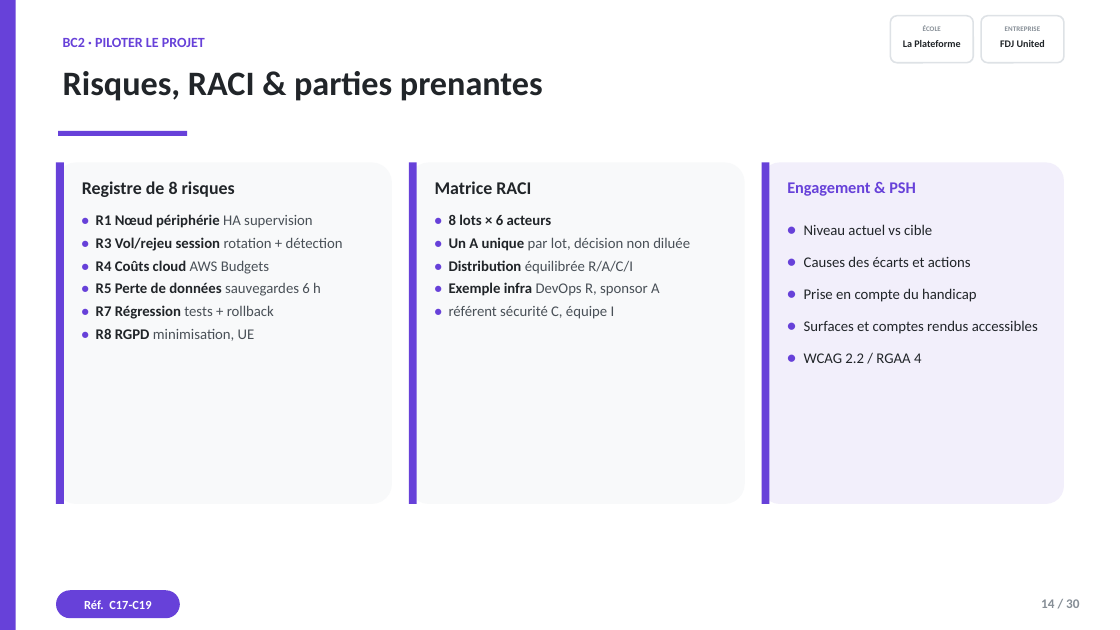
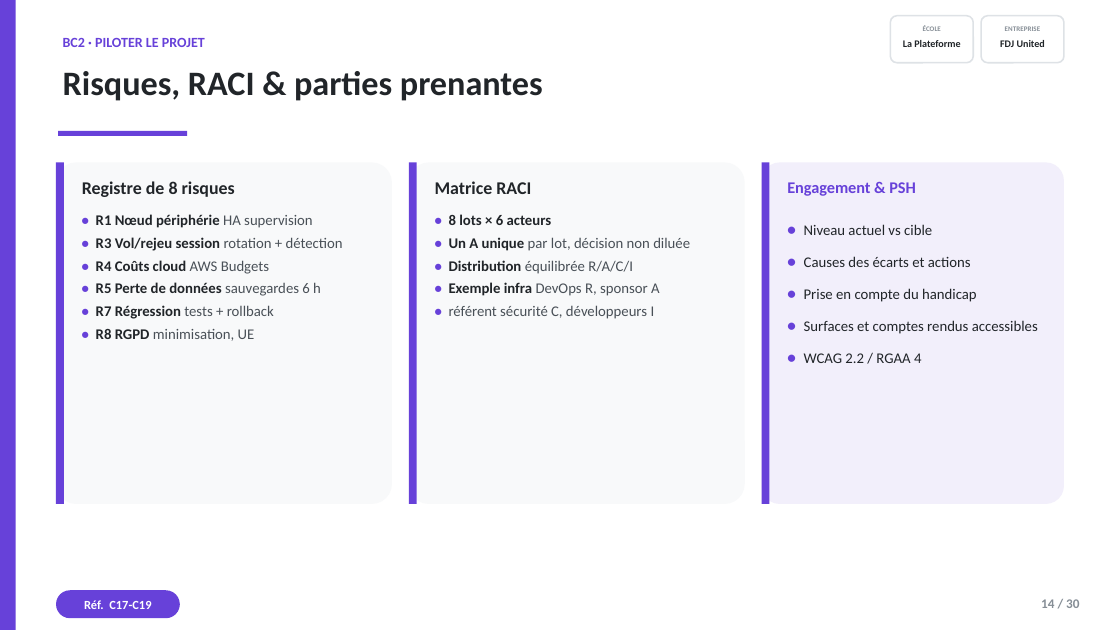
Before and after one commit to redjem-amir/dropicture, a slide deck: slide 14 of docs/Soutenance - Amir Redjem.pptx. Drawn at 1120x630 pixels with LibreOffice and Linux fonts; fonts in the diff are those of the drawing. Boxes give left, top, right and bottom in pixels: in the first picture for what was removed or moved away, otherwise in the second. Text is boxed around its words. In the diff, an @@ line names an element or a change of style, - is before the commit and + after.

Commit message:
docs: regenerate the memoire, the pdf and the slide deck

```diff
--- a/docs/Soutenance - Amir Redjem.pptx
+++ b/docs/Soutenance - Amir Redjem.pptx
@@ text at [449,305,655,319]: text changed @@
-• référent sécurité C, équipe I
+• référent sécurité C, développeurs I
```
Also in this commit, not shown: 2 other files.
